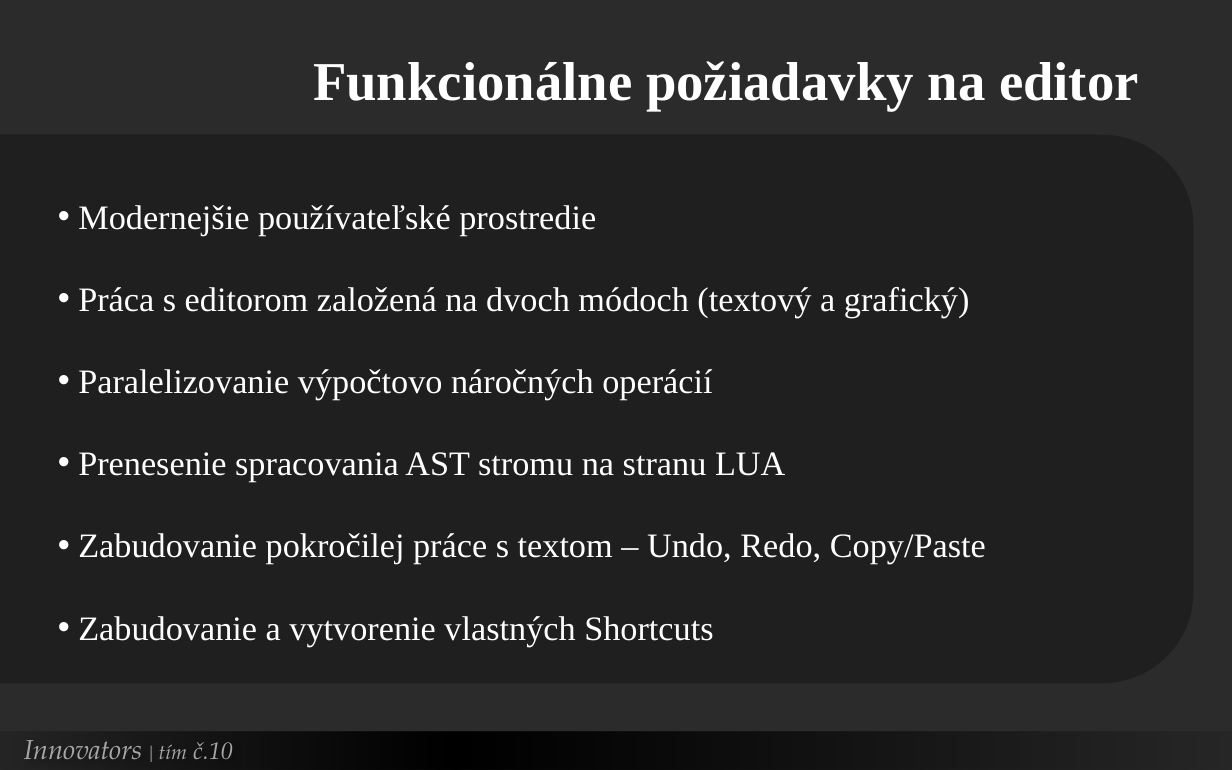
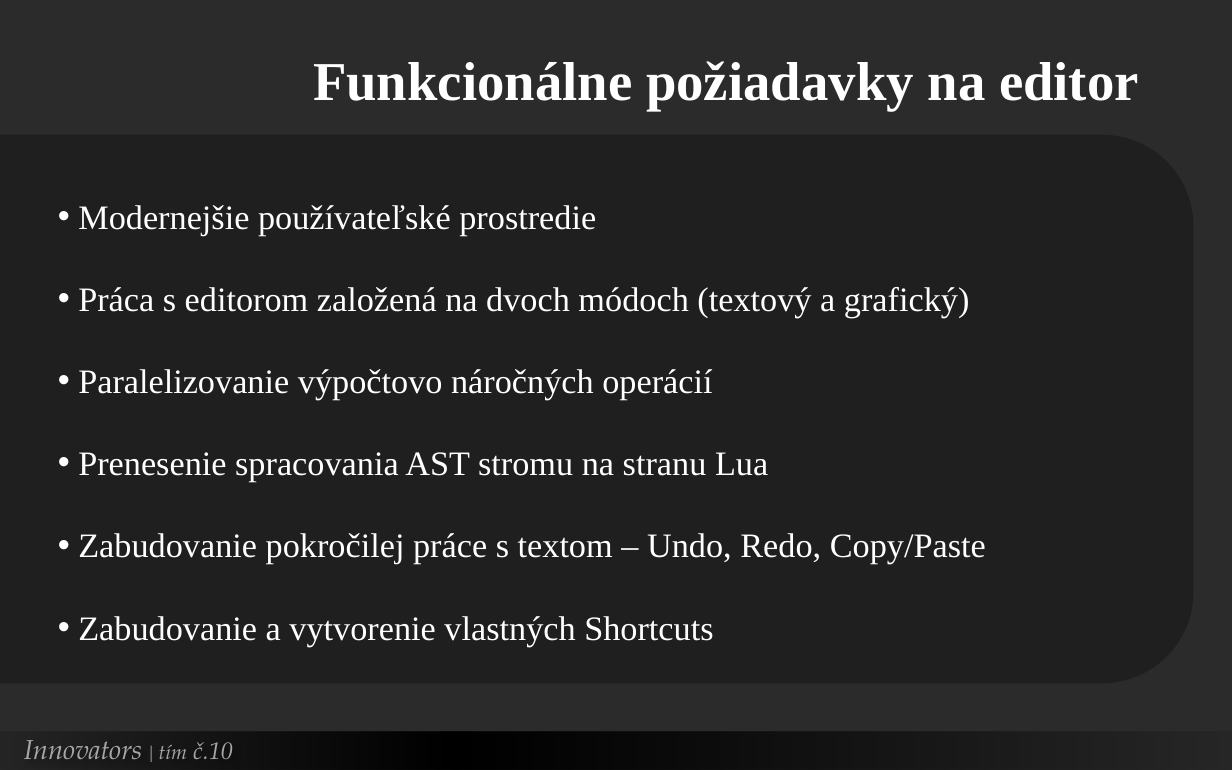
Before and after one commit to Innovators-Team10/Documentation, a slide deck: slide 7 of Dokumentacie/Ostatne/Innovators.pptx. Drawn at 1232x770 pixels with LibreOffice and Linux fonts; fonts in the diff are those of the drawing; background and template pictures are left out; a plain dark background stands for a picture behind light text. Boxes give left, top, right and bottom in pixels: in the first picture for what was removed or moved away, otherwise in the second. Text is boxed around its words. In the diff, an @@ line names an element or a change of style, - is before the commit and + after.

```diff
--- a/Dokumentacie/Ostatne/Innovators.pptx
+++ b/Dokumentacie/Ostatne/Innovators.pptx
@@ text at (78,452,768,482): text changed @@
-• Prenesenie spracovania AST stromu na stranu LUA
+• Prenesenie spracovania AST stromu na stranu Lua
```
Also in this commit, not shown: 1 other slide changed.
